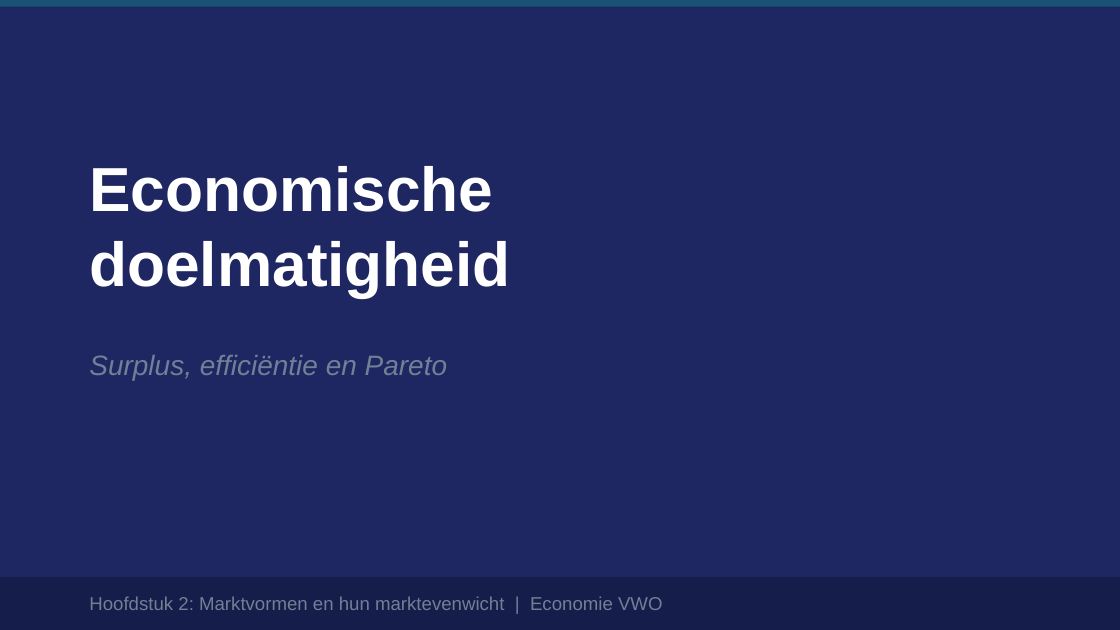
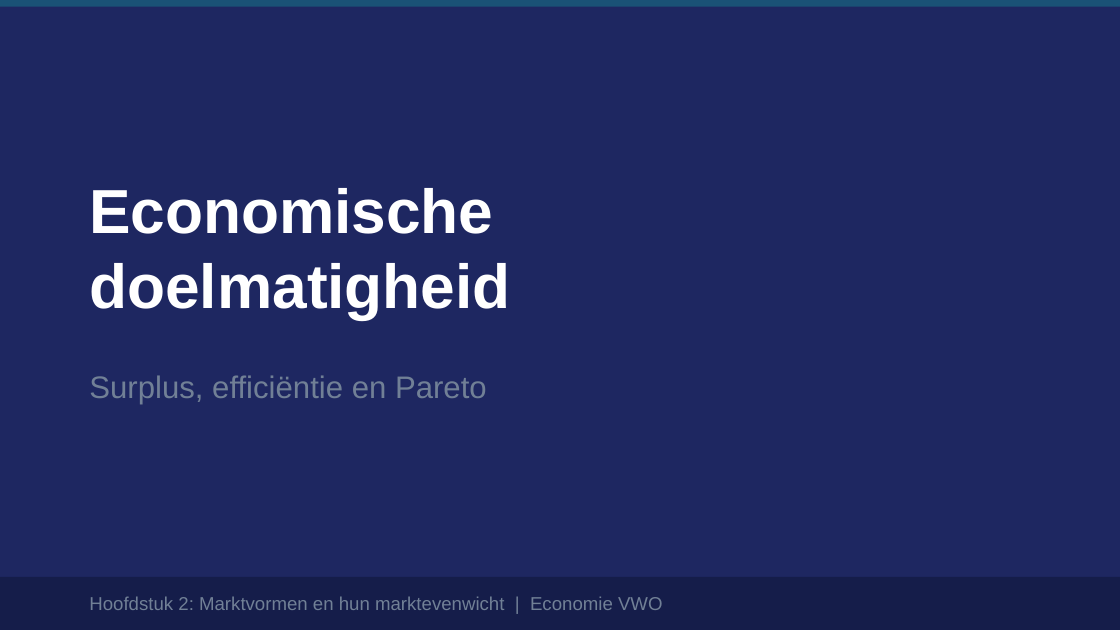
Before and after one commit to meijer1973/economie-vwo4-m3, a slide deck: slide 1 of 3.2 Hoofdstuk 2 - Marktvormen en hun marktevenwicht/3.2.6 Paragraaf 6 - Marktvormen en hun economische doelmatigheid/2. Leren/3.2.6 Marktvormen en hun economische doelmatigheid – presentatie.pptx. Drawn at 1120x630 pixels with LibreOffice and Linux fonts; fonts in the diff are those of the drawing. Boxes give left, top, right and bottom in pixels: in the first picture for what was removed or moved away, otherwise in the second. Text is boxed around its words. In the diff, an @@ line names an element or a change of style, - is before the commit and + after.

```diff
--- a/3.2 Hoofdstuk 2 - Marktvormen en hun marktevenwicht/3.2.6 Paragraaf 6 - Marktvormen en hun economische doelmatigheid/2. Leren/3.2.6 Marktvormen en hun economische doelmatigheid – presentatie.pptx
+++ b/3.2 Hoofdstuk 2 - Marktvormen en hun marktevenwicht/3.2.6 Paragraaf 6 - Marktvormen en hun economische doelmatigheid/2. Leren/3.2.6 Marktvormen en hun economische doelmatigheid – presentatie.pptx
@@ text "Economische": place and size @@
-text "Economische" at bbox=[89, 166, 510, 297]
+text "Economische" at bbox=[89, 188, 510, 319]
@@ text "Surplus, efficiëntie en Pareto": place and size @@
-text "Surplus, efficiëntie en Pareto" at bbox=[89, 355, 447, 380]
+text "Surplus, efficiëntie en Pareto" at bbox=[89, 375, 487, 405]
@@ text "Surplus, efficiëntie en Pareto" at bbox=[89, 375, 487, 405]: size 18 to 20 pt, italic off @@
```
Also in this commit, not shown: 8 other slides changed, 2 slides added, 3 slides removed, 2 other files.
